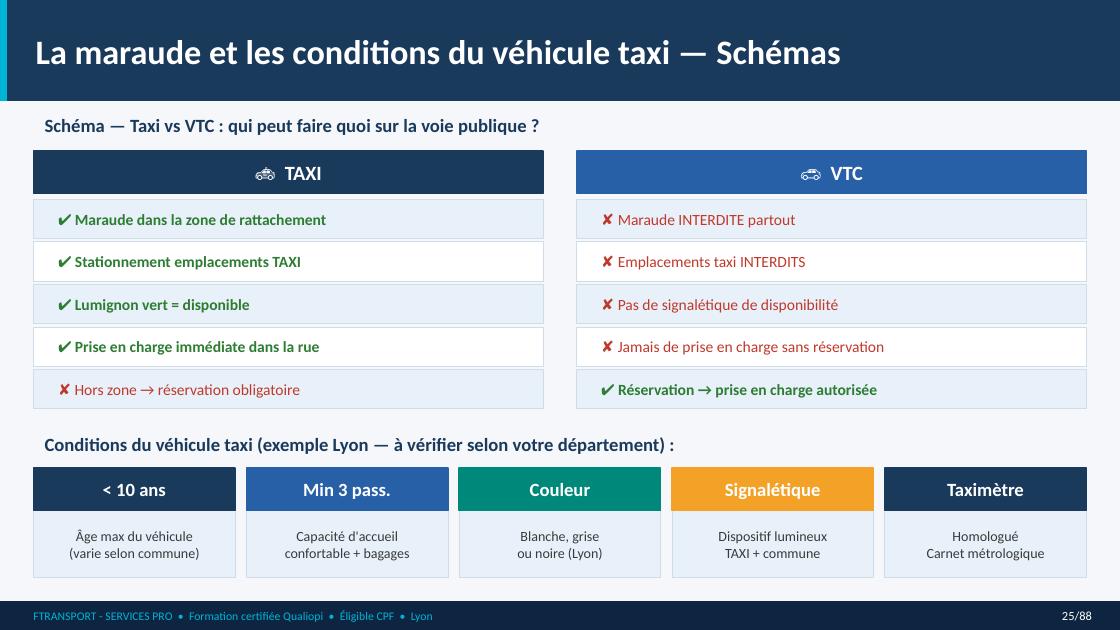
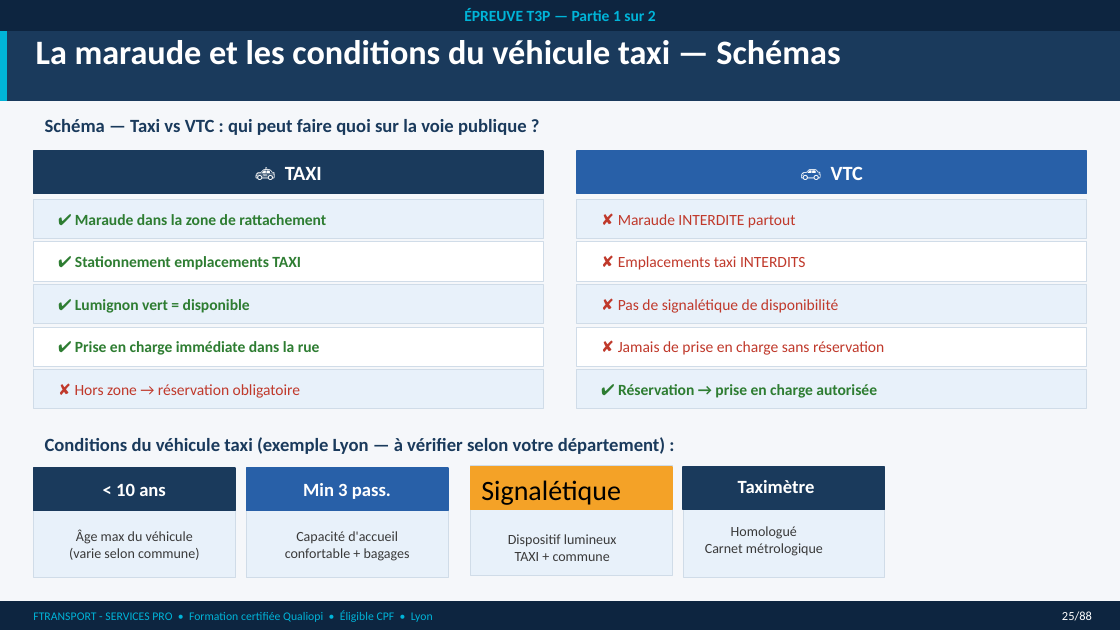
Before and after one commit to nanouf69/insight-learn-manage, a slide deck: slide 21 of public/cours/vtc/A_T3P_partie_1.pptx (slide 25 before the commit). Drawn at 1120x630 pixels with LibreOffice and Linux fonts; fonts in the diff are those of the drawing. Boxes give left, top, right and bottom in pixels: in the first picture for what was removed or moved away, otherwise in the second. Text is boxed around its words. In the diff, an @@ line names an element or a change of style, - is before the commit and + after.

```diff
--- a/public/cours/vtc/A_T3P_partie_1.pptx
+++ b/public/cours/vtc/A_T3P_partie_1.pptx
@@ rectangle added at box(0, 0, 1120, 31), fill #0D2540, 10 pt, text #00B4D8, bold @@
+ÉPREUVE T3P — Partie 1 sur 2
@@ rectangle removed at box(459, 468, 661, 578) @@
@@ rectangle removed at box(459, 468, 661, 511) @@
@@ 4 rectangles: place and size @@
-4 rectangles at box(672, 468, 1086, 578)
+4 rectangles at box(470, 466, 885, 577)
@@ text "Taximètre": place and size @@
-text "Taximètre" at box(947, 483, 1024, 496)
+text "Taximètre" at box(738, 480, 815, 493)
@@ text in rectangle at box(481, 480, 621, 505): text added @@
+Signalétique
@@ text removed at box(530, 483, 590, 496) @@
-Couleur
@@ text "Homologué": place and size @@
-text "Homologué" at box(927, 531, 1045, 561)
+text "Homologué" at box(705, 526, 823, 556)
@@ text "Dispositif lumineux": place and size @@
-text "Dispositif lumineux" at box(718, 531, 827, 558)
+text "Dispositif lumineux" at box(508, 534, 617, 561)
@@ text removed at box(517, 531, 603, 561) @@
-Blanche, grise
-ou noire (Lyon)
```
Also in this commit, not shown: 41 other slides changed, 7 slides added, 8 slides removed.
